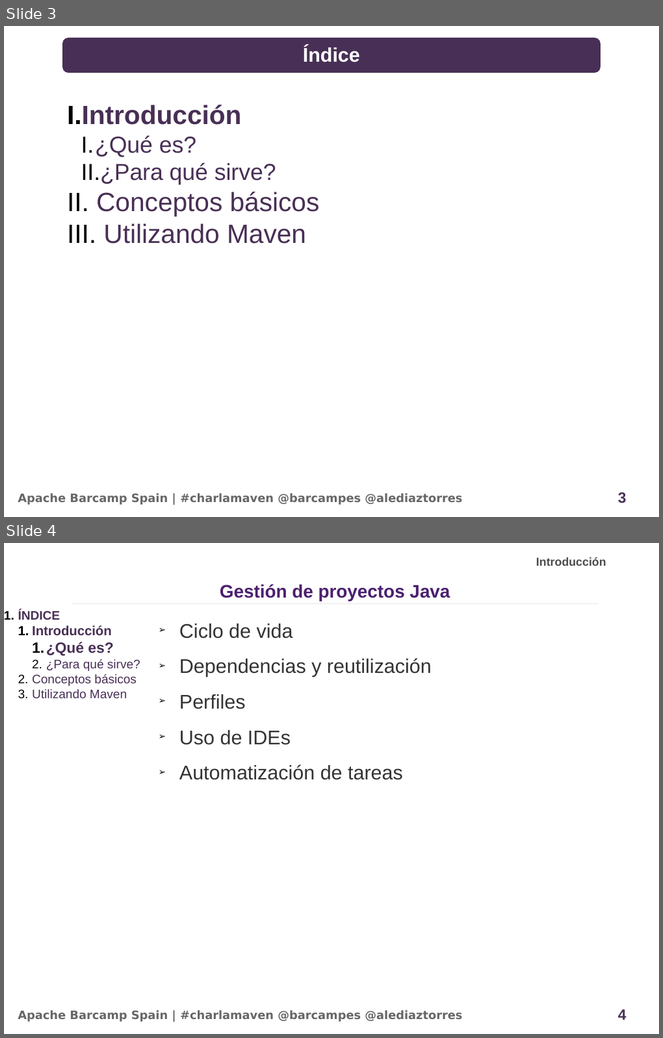
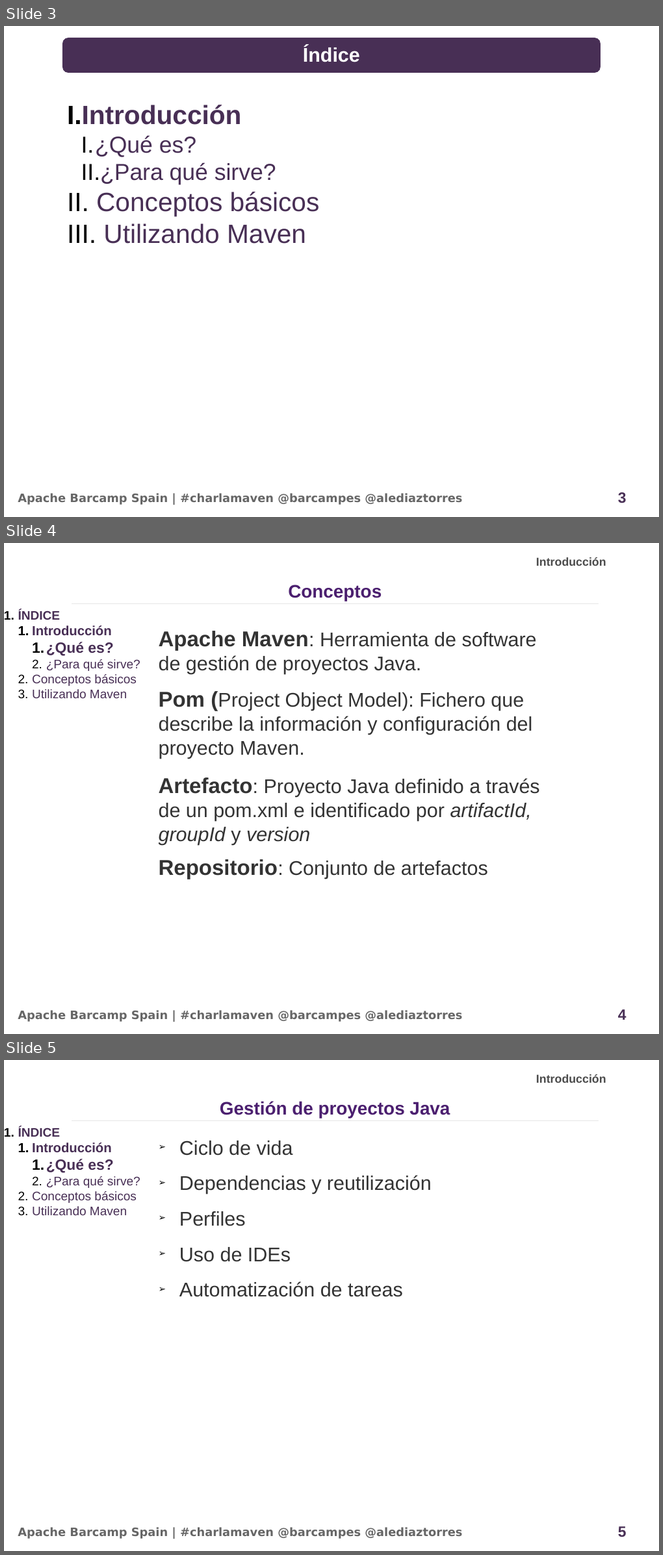
Before and after one commit to alediator/barcamp-maven, a slide deck: doc/slideshare_introduccion.odp. Shown one above the other, each under a label of ours: slides 3 and 4 before the commit, slides 3, 4 and 5 after it. The pictures are 663x1038 and 663x1555 pixels, drawn with LibreOffice and Linux fonts; fonts in the diff are those of the drawing; background and template pictures are left out. Boxes give left, top, right and bottom in pixels: in the first picture for what was removed or moved away, otherwise in the second. Text is boxed around its words. In the diff, an @@ line names an element or a change of style, - is before the commit and + after.

Commit message:
Conceptos básicos

```diff
--- a/doc/slideshare_introduccion.odp
+++ b/doc/slideshare_introduccion.odp
@@ slide 4 added at (x1=4, y1=543, x2=659, y2=1034), background #FFFFFF; not listed: 2 template elements that a slide beside it also shows @@
@@ text added at (x1=536, y1=557, x2=607, y2=566), 14 pt, text #4C4C4C, bold @@
+Introducción
@@ text added at (x1=288, y1=585, x2=382, y2=601), 22 pt, text #4B1F6F, bold @@
+Conceptos
@@ text added at (x1=18, y1=611, x2=140, y2=698), 15 pt, text #482F55 @@
+1. ÍNDICE
+  1. Introducción
+    1. ¿Qué es?
+    2. ¿Para qué sirve?
+  2. Conceptos básicos
+  3. Utilizando Maven
@@ line added from (72, 603) to (599, 603), #E6E6E6 0 pt @@
@@ text added at (x1=159, y1=631, x2=537, y2=674), 24 pt, text #333333 @@
+Apache Maven: Herramienta de software de gestión de proyectos Java.
@@ text added at (x1=159, y1=692, x2=533, y2=759), 24 pt, text #333333 @@
+Pom (Project Object Model): Fichero que describe la información y configuración del proyecto Maven.
@@ text added at (x1=159, y1=778, x2=540, y2=845), 24 pt, text #333333 @@
+Artefacto: Proyecto Java definido a través de un pom.xml e identificado por artifactId, groupId y version
@@ text added at (x1=159, y1=860, x2=488, y2=880), 24 pt, text #333333 @@
+Repositorio: Conjunto de artefactos
@@ what was slide 4 is now slide 5 @@
@@ page number at (x1=618, y1=1527, x2=627, y2=1537): text changed @@
-4
+5
```
Also in this commit, not shown: 8 slides changed.
